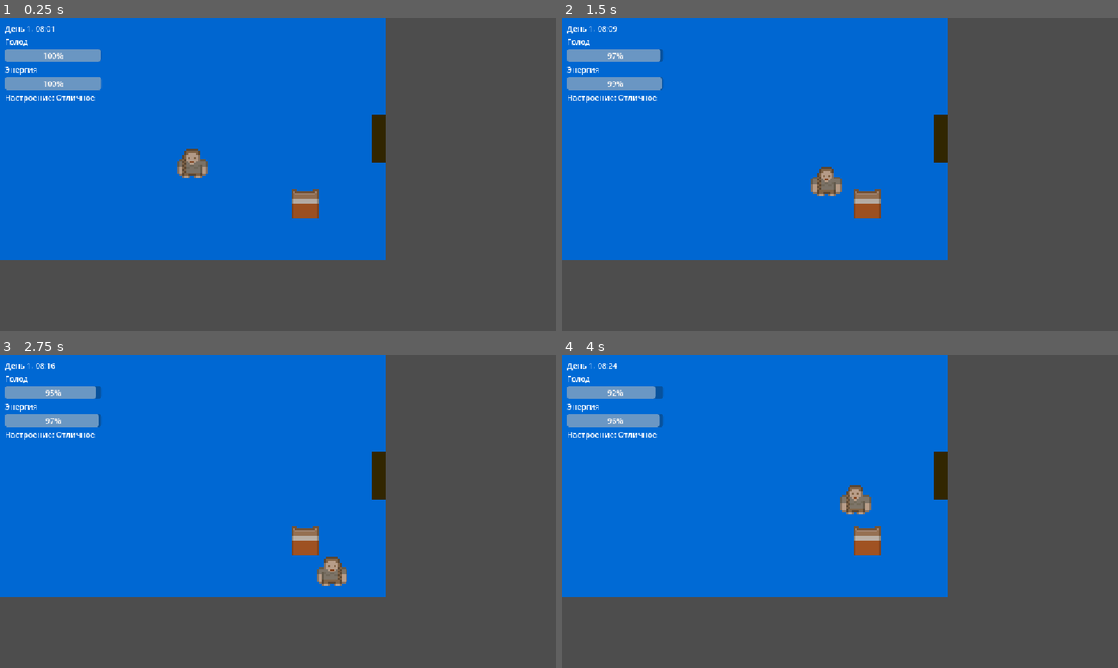
Above: before the commit, frames 1-4 (two rows, left to right).
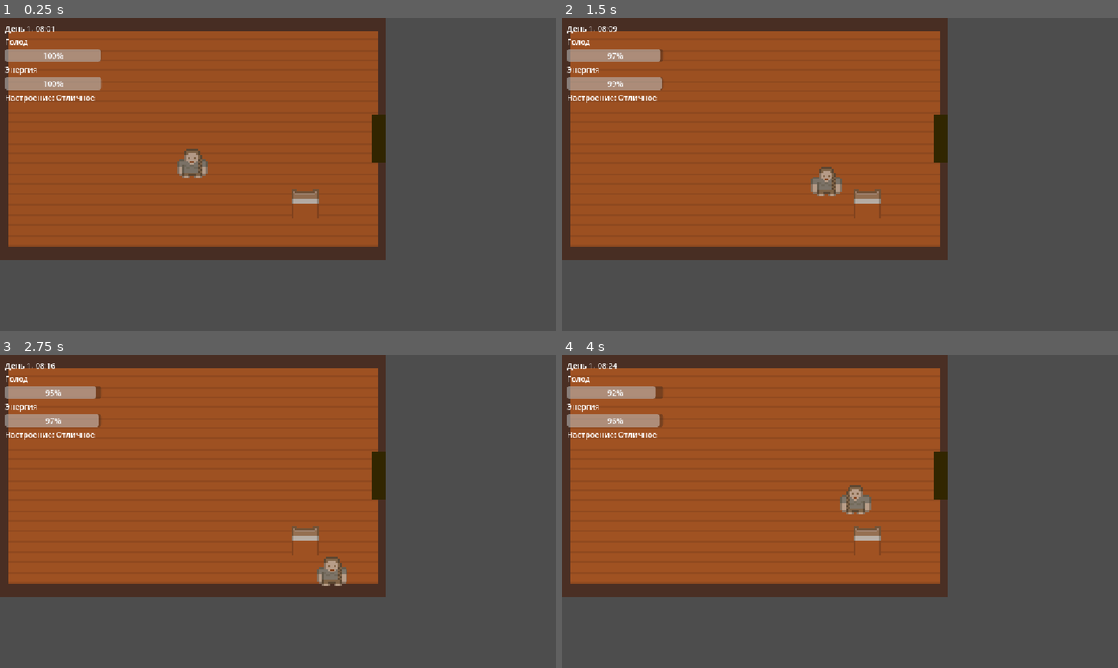
Above: after the commit, the same moments.

Repository: gamerpro3245/life-sim
Game: Godot game, scene res://scenes/main.tscn
Two runs of this game, one before a commit and one after it. Both use one fixed random seed, a clock stepped at 60 frames per second and the inputs below.
Inputs:
- Up to frame 1 (0.25 s): no input
- Up to frame 2 (1.5 s): hold Right (ui_right) 0.53-1.28 s; hold E (interact) 0.53-1.28 s; hold Down (ui_down) from 1.28 s (still down); tap E (interact) at 1.35 s
- Up to frame 3 (2.75 s): release Down (ui_down) at 2.03 s; hold Right (ui_right) from 2.03 s (still down); hold E (interact) from 2.03 s (still down)
- Up to frame 4 (4 s): release Right (ui_right) at 2.78 s; release E (interact) at 2.78 s; hold Up (ui_up) 2.78-3.53 s; tap E (interact) at 2.85 s; hold Left (ui_left) from 3.53 s (still down); hold E (interact) from 3.53 s (still down)

The runs differ from the first frame. In frame 1, 52% of the frame differs, in the area x 0-70%, y 0-78%; in frame 2, 52%; in frame 3, 52%; in frame 4, 52%.

Commit message:
Add tiled floors

Diff:
--- /dev/null
+++ b/life-sim/scenes/floor_tiles.tscn
@@ -0,0 +1,496 @@
+[gd_scene format=3 uid="uid://cturjo431i148"]
+
+[ext_resource type="Texture2D" uid="uid://dobnii38k8ynf" path="res://assets/kenney_roguelike_indoors/Tilesheets/roguelikeIndoor_transparent.png" id="1_o2x86"]
+[ext_resource type="Script" uid="uid://2nqjj8qeg8sr" path="res://scripts/floor_tiles.gd" id="2_pi0y7"]
+
+[sub_resource type="TileSetAtlasSource" id="TileSetAtlasSource_pi0y7"]
+texture = ExtResource("1_o2x86")
+separation = Vector2i(1, 1)
+0:0/0 = 0
+1:0/0 = 0
+2:0/0 = 0
+3:0/0 = 0
+4:0/0 = 0
+5:0/0 = 0
+6:0/0 = 0
+7:0/0 = 0
+8:0/0 = 0
+9:0/0 = 0
+10:0/0 = 0
+11:0/0 = 0
+12:0/0 = 0
+13:0/0 = 0
+14:0/0 = 0
+15:0/0 = 0
+16:0/0 = 0
+17:0/0 = 0
+18:0/0 = 0
+19:0/0 = 0
+20:0/0 = 0
+21:0/0 = 0
+22:0/0 = 0
+23:0/0 = 0
+24:0/0 = 0
+25:0/0 = 0
+26:0/0 = 0
+0:1/0 = 0
+1:1/0 = 0
+2:1/0 = 0
+3:1/0 = 0
+4:1/0 = 0
+5:1/0 = 0
+6:1/0 = 0
+8:1/0 = 0
+9:1/0 = 0
+10:1/0 = 0
+11:1/0 = 0
+12:1/0 = 0
+13:1/0 = 0
+14:1/0 = 0
+15:1/0 = 0
+16:1/0 = 0
+17:1/0 = 0
+18:1/0 = 0
+19:1/0 = 0
+20:1/0 = 0
+21:1/0 = 0
+22:1/0 = 0
+23:1/0 = 0
+24:1/0 = 0
+25:1/0 = 0
+26:1/0 = 0
+0:2/0 = 0
+1:2/0 = 0
+2:2/0 = 0
+3:2/0 = 0
+4:2/0 = 0
+5:2/0 = 0
+6:2/0 = 0
+8:2/0 = 0
+9:2/0 = 0
+10:2/0 = 0
+11:2/0 = 0
+12:2/0 = 0
+13:2/0 = 0
+14:2/0 = 0
+15:2/0 = 0
+16:2/0 = 0
+17:2/0 = 0
+18:2/0 = 0
+19:2/0 = 0
+20:2/0 = 0
+21:2/0 = 0
+22:2/0 = 0
+23:2/0 = 0
+24:2/0 = 0
+25:2/0 = 0
+26:2/0 = 0
+0:3/0 = 0
+1:3/0 = 0
+2:3/0 = 0
+3:3/0 = 0
+4:3/0 = 0
+5:3/0 = 0
+6:3/0 = 0
+8:3/0 = 0
+9:3/0 = 0
+10:3/0 = 0
+11:3/0 = 0
+12:3/0 = 0
+13:3/0 = 0
+14:3/0 = 0
+15:3/0 = 0
+16:3/0 = 0
+17:3/0 = 0
+18:3/0 = 0
+19:3/0 = 0
+20:3/0 = 0
+21:3/0 = 0
+22:3/0 = 0
+23:3/0 = 0
+24:3/0 = 0
+25:3/0 = 0
+26:3/0 = 0
+0:4/0 = 0
+1:4/0 = 0
+2:4/0 = 0
+3:4/0 = 0
+4:4/0 = 0
+5:4/0 = 0
+6:4/0 = 0
+7:4/0 = 0
+8:4/0 = 0
+9:4/0 = 0
+10:4/0 = 0
+11:4/0 = 0
+12:4/0 = 0
+13:4/0 = 0
+14:4/0 = 0
+15:4/0 = 0
+16:4/0 = 0
+17:4/0 = 0
+18:4/0 = 0
+19:4/0 = 0
+20:4/0 = 0
+21:4/0 = 0
+22:4/0 = 0
+23:4/0 = 0
+24:4/0 = 0
+25:4/0 = 0
+26:4/0 = 0
+0:5/0 = 0
+1:5/0 = 0
+2:5/0 = 0
+3:5/0 = 0
+4:5/0 = 0
+5:5/0 = 0
+6:5/0 = 0
+8:5/0 = 0
+9:5/0 = 0
+10:5/0 = 0
+11:5/0 = 0
+12:5/0 = 0
+13:5/0 = 0
+14:5/0 = 0
+15:5/0 = 0
+16:5/0 = 0
+17:5/0 = 0
+18:5/0 = 0
+19:5/0 = 0
+20:5/0 = 0
+21:5/0 = 0
+22:5/0 = 0
+23:5/0 = 0
+24:5/0 = 0
+25:5/0 = 0
+26:5/0 = 0
+0:6/0 = 0
+1:6/0 = 0
+2:6/0 = 0
+3:6/0 = 0
+4:6/0 = 0
+5:6/0 = 0
+6:6/0 = 0
+7:6/0 = 0
+8:6/0 = 0
+9:6/0 = 0
+10:6/0 = 0
+11:6/0 = 0
+12:6/0 = 0
+13:6/0 = 0
+14:6/0 = 0
+15:6/0 = 0
+16:6/0 = 0
+17:6/0 = 0
+18:6/0 = 0
+19:6/0 = 0
+20:6/0 = 0
+21:6/0 = 0
+22:6/0 = 0
+23:6/0 = 0
+24:6/0 = 0
+25:6/0 = 0
+26:6/0 = 0
+0:7/0 = 0
+1:7/0 = 0
+2:7/0 = 0
+3:7/0 = 0
+4:7/0 = 0
+5:7/0 = 0
+6:7/0 = 0
+7:7/0 = 0
+8:7/0 = 0
+9:7/0 = 0
+10:7/0 = 0
+11:7/0 = 0
+12:7/0 = 0
+13:7/0 = 0
+14:7/0 = 0
+15:7/0 = 0
+16:7/0 = 0
+17:7/0 = 0
+18:7/0 = 0
+19:7/0 = 0
+20:7/0 = 0
+21:7/0 = 0
+22:7/0 = 0
+23:7/0 = 0
+24:7/0 = 0
+25:7/0 = 0
+26:7/0 = 0
+0:8/0 = 0
+1:8/0 = 0
+2:8/0 = 0
+3:8/0 = 0
+4:8/0 = 0
+5:8/0 = 0
+6:8/0 = 0
+7:8/0 = 0
+8:8/0 = 0
+9:8/0 = 0
+10:8/0 = 0
+11:8/0 = 0
+14:8/0 = 0
+15:8/0 = 0
+16:8/0 = 0
+17:8/0 = 0
+18:8/0 = 0
+19:8/0 = 0
+20:8/0 = 0
+21:8/0 = 0
+22:8/0 = 0
+23:8/0 = 0
+24:8/0 = 0
+25:8/0 = 0
+26:8/0 = 0
+0:9/0 = 0
+1:9/0 = 0
+2:9/0 = 0
+3:9/0 = 0
+4:9/0 = 0
+5:9/0 = 0
+6:9/0 = 0
+7:9/0 = 0
+8:9/0 = 0
+9:9/0 = 0
+10:9/0 = 0
+11:9/0 = 0
+12:9/0 = 0
+13:9/0 = 0
+14:9/0 = 0
+15:9/0 = 0
+16:9/0 = 0
+17:9/0 = 0
+18:9/0 = 0
+19:9/0 = 0
+20:9/0 = 0
+21:9/0 = 0
+22:9/0 = 0
+23:9/0 = 0
+24:9/0 = 0
+25:9/0 = 0
+26:9/0 = 0
+0:10/0 = 0
+1:10/0 = 0
+2:10/0 = 0
+3:10/0 = 0
+4:10/0 = 0
+5:10/0 = 0
+6:10/0 = 0
+7:10/0 = 0
+8:10/0 = 0
+9:10/0 = 0
+10:10/0 = 0
+11:10/0 = 0
+12:10/0 = 0
+13:10/0 = 0
+14:10/0 = 0
+15:10/0 = 0
+16:10/0 = 0
+17:10/0 = 0
+18:10/0 = 0
+19:10/0 = 0
+20:10/0 = 0
+21:10/0 = 0
+22:10/0 = 0
+23:10/0 = 0
+24:10/0 = 0
+25:10/0 = 0
+26:10/0 = 0
+0:11/0 = 0
+1:11/0 = 0
+2:11/0 = 0
+3:11/0 = 0
+4:11/0 = 0
+5:11/0 = 0
+6:11/0 = 0
+7:11/0 = 0
+8:11/0 = 0
+9:11/0 = 0
+10:11/0 = 0
+11:11/0 = 0
+12:11/0 = 0
+13:11/0 = 0
+14:11/0 = 0
+15:11/0 = 0
+16:11/0 = 0
+17:11/0 = 0
+18:11/0 = 0
+19:11/0 = 0
+20:11/0 = 0
+21:11/0 = 0
+22:11/0 = 0
+23:11/0 = 0
+24:11/0 = 0
+25:11/0 = 0
+26:11/0 = 0
+0:12/0 = 0
+1:12/0 = 0
+2:12/0 = 0
+3:12/0 = 0
+4:12/0 = 0
+5:12/0 = 0
+6:12/0 = 0
+7:12/0 = 0
+8:12/0 = 0
+9:12/0 = 0
+10:12/0 = 0
+11:12/0 = 0
+12:12/0 = 0
+13:12/0 = 0
+14:12/0 = 0
+15:12/0 = 0
+16:12/0 = 0
+17:12/0 = 0
+18:12/0 = 0
+19:12/0 = 0
+20:12/0 = 0
+21:12/0 = 0
+22:12/0 = 0
+23:12/0 = 0
+24:12/0 = 0
+25:12/0 = 0
+26:12/0 = 0
+0:13/0 = 0
+1:13/0 = 0
+2:13/0 = 0
+3:13/0 = 0
+4:13/0 = 0
+5:13/0 = 0
+6:13/0 = 0
+7:13/0 = 0
+8:13/0 = 0
+9:13/0 = 0
+10:13/0 = 0
+11:13/0 = 0
+12:13/0 = 0
+13:13/0 = 0
+14:13/0 = 0
+15:13/0 = 0
+16:13/0 = 0
+17:13/0 = 0
+18:13/0 = 0
+19:13/0 = 0
+20:13/0 = 0
+21:13/0 = 0
+22:13/0 = 0
+23:13/0 = 0
+24:13/0 = 0
+25:13/0 = 0
+26:13/0 = 0
+0:14/0 = 0
+1:14/0 = 0
+2:14/0 = 0
+3:14/0 = 0
+4:14/0 = 0
+5:14/0 = 0
+6:14/0 = 0
+7:14/0 = 0
+8:14/0 = 0
+10:14/0 = 0
+11:14/0 = 0
+12:14/0 = 0
+13:14/0 = 0
+14:14/0 = 0
+15:14/0 = 0
+16:14/0 = 0
+17:14/0 = 0
+18:14/0 = 0
+19:14/0 = 0
+20:14/0 = 0
+21:14/0 = 0
+22:14/0 = 0
+23:14/0 = 0
+24:14/0 = 0
+25:14/0 = 0
+26:14/0 = 0
+0:15/0 = 0
+1:15/0 = 0
+2:15/0 = 0
+3:15/0 = 0
+4:15/0 = 0
+5:15/0 = 0
+6:15/0 = 0
+7:15/0 = 0
+8:15/0 = 0
+9:15/0 = 0
+10:15/0 = 0
+11:15/0 = 0
+12:15/0 = 0
+13:15/0 = 0
+14:15/0 = 0
+15:15/0 = 0
+16:15/0 = 0
+17:15/0 = 0
+18:15/0 = 0
+19:15/0 = 0
+20:15/0 = 0
+21:15/0 = 0
+22:15/0 = 0
+23:15/0 = 0
+24:15/0 = 0
+25:15/0 = 0
+26:15/0 = 0
+0:16/0 = 0
+1:16/0 = 0
+2:16/0 = 0
+3:16/0 = 0
+4:16/0 = 0
+5:16/0 = 0
+6:16/0 = 0
+7:16/0 = 0
+8:16/0 = 0
+9:16/0 = 0
+10:16/0 = 0
+11:16/0 = 0
+12:16/0 = 0
+13:16/0 = 0
+14:16/0 = 0
+15:16/0 = 0
+16:16/0 = 0
+17:16/0 = 0
+18:16/0 = 0
+19:16/0 = 0
+20:16/0 = 0
+21:16/0 = 0
+22:16/0 = 0
+23:16/0 = 0
+24:16/0 = 0
+25:16/0 = 0
+26:16/0 = 0
+0:17/0 = 0
+1:17/0 = 0
+2:17/0 = 0
+3:17/0 = 0
+4:17/0 = 0
+5:17/0 = 0
+6:17/0 = 0
+7:17/0 = 0
+8:17/0 = 0
+9:17/0 = 0
+10:17/0 = 0
+11:17/0 = 0
+12:17/0 = 0
+13:17/0 = 0
+14:17/0 = 0
+15:17/0 = 0
+16:17/0 = 0
+17:17/0 = 0
+18:17/0 = 0
+19:17/0 = 0
+20:17/0 = 0
+21:17/0 = 0
+22:17/0 = 0
+23:17/0 = 0
+24:17/0 = 0
+25:17/0 = 0
+26:17/0 = 0
+
+[sub_resource type="TileSet" id="TileSet_x7nd1"]
+sources/0 = SubResource("TileSetAtlasSource_pi0y7")
+
+[node name="FloorTiles" type="TileMapLayer" unique_id=1888950477]
+position = Vector2(16, 26)
+scale = Vector2(4, 4)
+tile_set = SubResource("TileSet_x7nd1")
+script = ExtResource("2_pi0y7")
--- a/life-sim/scenes/kitchen.tscn
+++ b/life-sim/scenes/kitchen.tscn
@@ -1,5 +1,6 @@
 [gd_scene format=3 uid="uid://cqfm0xfuhw5uc"]
 
+[ext_resource type="PackedScene" uid="uid://cturjo431i148" path="res://scenes/floor_tiles.tscn" id="1_2b6py"]
 [ext_resource type="PackedScene" uid="uid://bq74e5mp35j5j" path="res://scenes/interactable.tscn" id="1_7ilqw"]
 [ext_resource type="PackedScene" uid="uid://dqrrq2n7bsqcx" path="res://scenes/door.tscn" id="2_mrp8g"]
 
@@ -20,7 +21,10 @@
 [node name="Floor" type="ColorRect" parent="." unique_id=2133753689]
 offset_right = 800.0
 offset_bottom = 500.0
-color = Color(0.7972258, 0.38669172, 5.7756904e-07, 1)
+color = Color(0.2901961, 0.2901961, 0.32156864, 1)
+
+[node name="FloorTiles" parent="." unique_id=1888950477 instance=ExtResource("1_2b6py")]
+floor_tile = Vector2i(5, 0)
 
 [node name="Walls" type="StaticBody2D" parent="." unique_id=722711158]
 
--- a/life-sim/scenes/living_room.tscn
+++ b/life-sim/scenes/living_room.tscn
@@ -1,5 +1,6 @@
 [gd_scene format=3 uid="uid://dh6o8xkgr85dm"]
 
+[ext_resource type="PackedScene" uid="uid://cturjo431i148" path="res://scenes/floor_tiles.tscn" id="1_dxoax"]
 [ext_resource type="PackedScene" uid="uid://dqrrq2n7bsqcx" path="res://scenes/door.tscn" id="2_a7140"]
 [ext_resource type="PackedScene" uid="uid://bq74e5mp35j5j" path="res://scenes/interactable.tscn" id="3_85yof"]
 
@@ -20,7 +21,9 @@
 [node name="Floor" type="ColorRect" parent="." unique_id=2133753689]
 offset_right = 800.0
 offset_bottom = 500.0
-color = Color(0, 0.5137255, 0.95686275, 1)
+color = Color(0.35686275, 0.22745098, 0.16078432, 1)
+
+[node name="FloorTiles" parent="." unique_id=1888950477 instance=ExtResource("1_dxoax")]
 
 [node name="Walls" type="StaticBody2D" parent="." unique_id=722711158]
 
--- /dev/null
+++ b/life-sim/scripts/floor_tiles.gd
@@ -0,0 +1,8 @@
+extends TileMapLayer
+
+@export var floor_tile := Vector2i(24,0) # Каждая плитка с листа: столбец и строка
+
+func _ready() -> void:
+	for x in 12:
+		for y in 7:
+			set_cell(Vector2i(x, y), 0, floor_tile) # 0 - номер нашего листа в TileSet, floor_tile - какая плитка
--- a/life-sim/scripts/player.gd
+++ b/life-sim/scripts/player.gd
@@ -23,7 +23,7 @@
 	velocity = direction * current_speed # Скорость
 	move_and_slide() # Реально двигает персонажа и не пускает его сквозь стены
 
-	if direction.x <= 0.0:
+	if direction.x < 0.0:
 		$Sprite.flip_h = true # Смотрит влево
 	elif direction.x > 0.0:
 		$Sprite.flip_h = false # Смотрит вправо
Not shown, added: life-sim/scripts/floor_tiles.gd.uid
